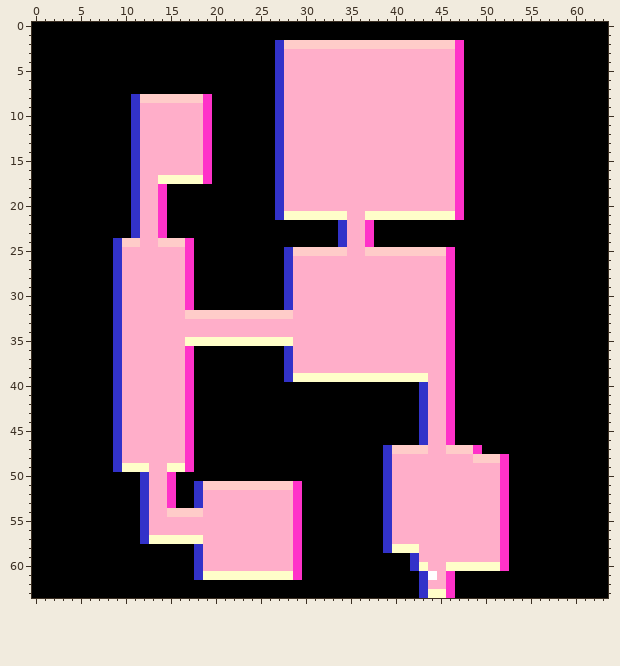
Edited in one commit: pixel-art sprite (core/assets/levels/level-01.png). The picture above is the old version.
The file is 64x64 pixels.
After:
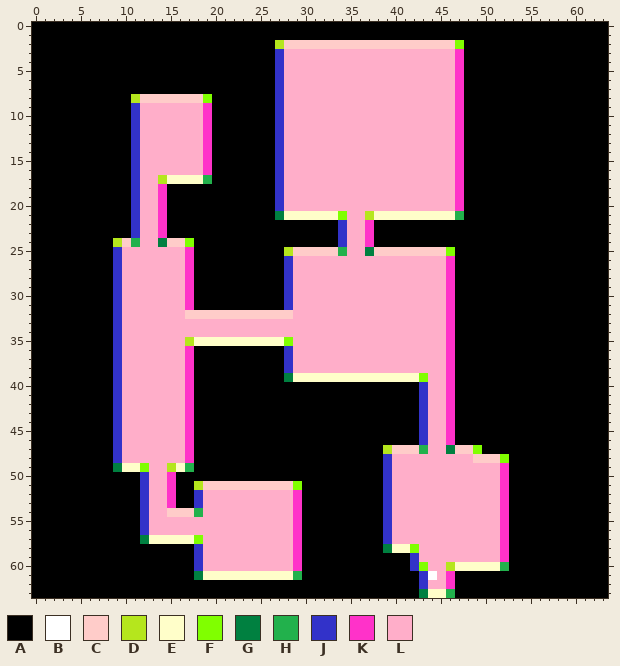
Palette (. is transparent): A #000000  B #ffffff  C #ffccc9  D #b5e61d  E #fffec9  F #80ff00  G #008040  H #22b14c  J #3232c9  K #ff32c9  L #ffaec9
What changed:
y 2: x 27 J -> D; x 47 K -> F
y 8: x 11 J -> D; x 19 K -> F
y 17: x 14 E -> D; x 19 K -> H
y 21: x 27 J -> G; x 34 E -> F; x 37 E -> D; x 47 K -> H
y 24: x 9 J -> D; x 11 C -> H; x 14 C -> G; x 17 K -> F
y 25: x 28 J -> D; x 34 C -> H; x 37 C -> G; x 46 K -> F
y 35: x 17 E -> D; x 28 E -> F
y 39: x 28 J -> G; x 43 E -> F
y 47: x 39 J -> D; x 43 C -> H; x 46 C -> G; x 49 K -> F
y 48: x 52 K -> F
y 49: x 9 J -> G; x 12 E -> F; x 15 E -> D; x 17 K -> H
y 51: x 18 J -> D; x 29 K -> F
y 54: x 18 C -> H
y 57: x 12 J -> G; x 18 E -> F
y 58: x 39 J -> G; x 42 E -> F
y 60: x 43 E -> F; x 46 E -> D; x 52 K -> H
y 61: x 18 J -> G; x 29 K -> H
y 63: x 43 J -> G; x 46 K -> H
